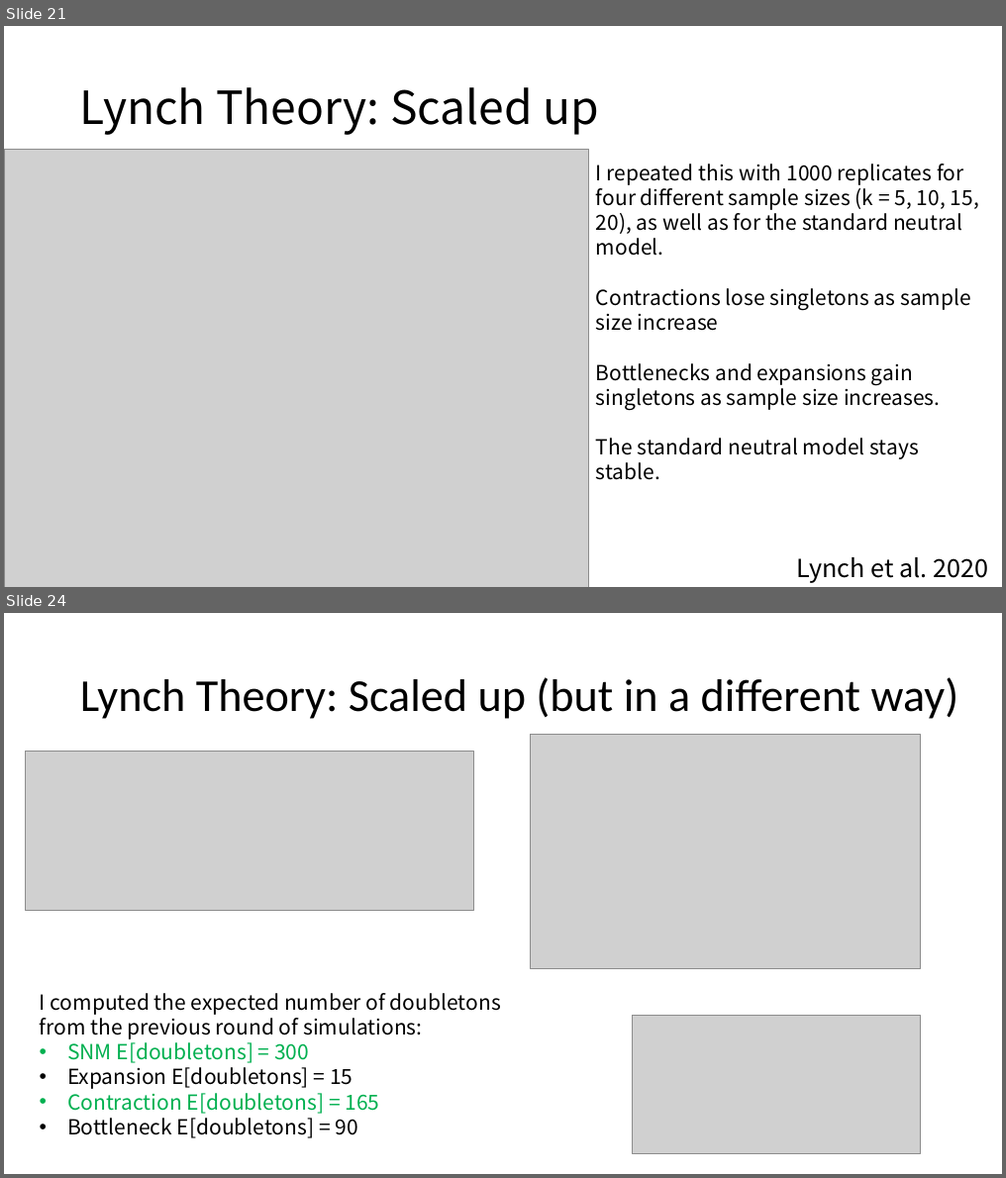
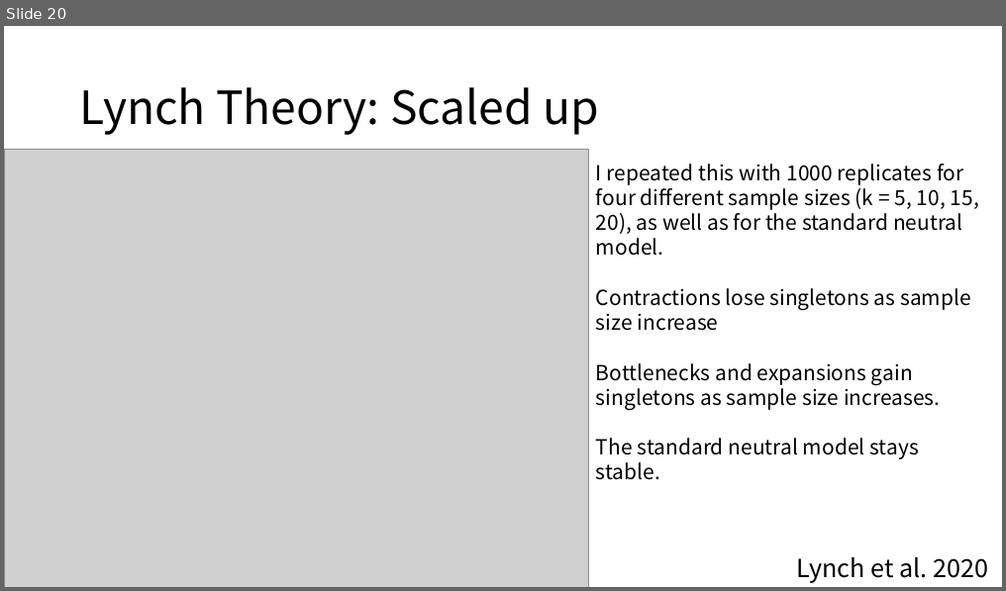
Before and after one commit to jon-mah/sample_size_demography, a slide deck: Summary/20250626_lab_meeting.pptx. Shown one above the other, each under a label of ours: slides 21 and 24 before the commit, slide 20 after it; the slides between them are not shown. The pictures are 1006x1178 and 1006x591 pixels, drawn with LibreOffice and Linux fonts; fonts in the diff are those of the drawing; grey boxes stand for pictures. Boxes give left, top, right and bottom in pixels: in the first picture for what was removed or moved away, otherwise in the second. Text is boxed around its words. In the diff, an @@ line names an element or a change of style, - is before the commit and + after.

```diff
--- a/Summary/20250626_lab_meeting.pptx
+++ b/Summary/20250626_lab_meeting.pptx
@@ slide 24 removed at bbox=[4, 613, 1002, 1174], background #FFFFFF @@
@@ title removed at bbox=[80, 677, 959, 719] @@
-Lynch Theory: Scaled up (but in a different way)
@@ picture removed at bbox=[26, 752, 474, 910] @@
@@ picture removed at bbox=[531, 735, 921, 967] @@
@@ text removed at bbox=[40, 993, 501, 1139] @@
-I computed the expected number of doubletons from the previous round of simulations:
-• SNM E[doubletons] = 300
-• Expansion E[doubletons] = 15
-• Contraction E[doubletons] = 165
-• Bottleneck E[doubletons] = 90
@@ picture removed at bbox=[633, 1015, 921, 1155] @@
@@ what was slide 21 is now slide 20 @@
```
Also in this commit, not shown: 5 slides changed, 36 slides added, 1 other slide removed, 5 other files.
